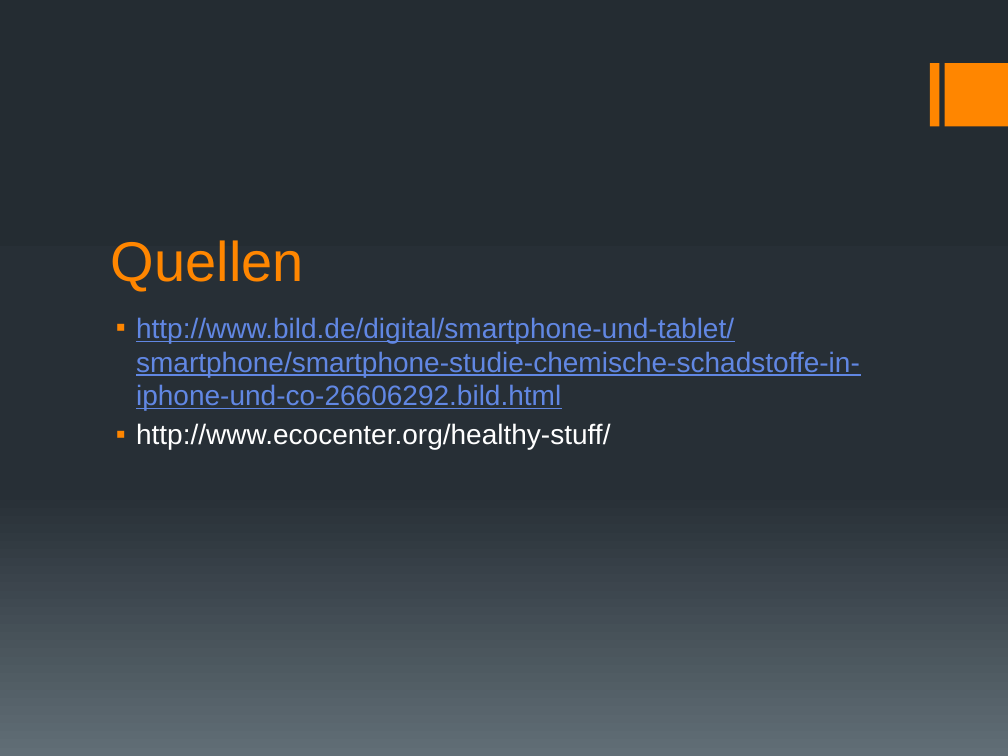
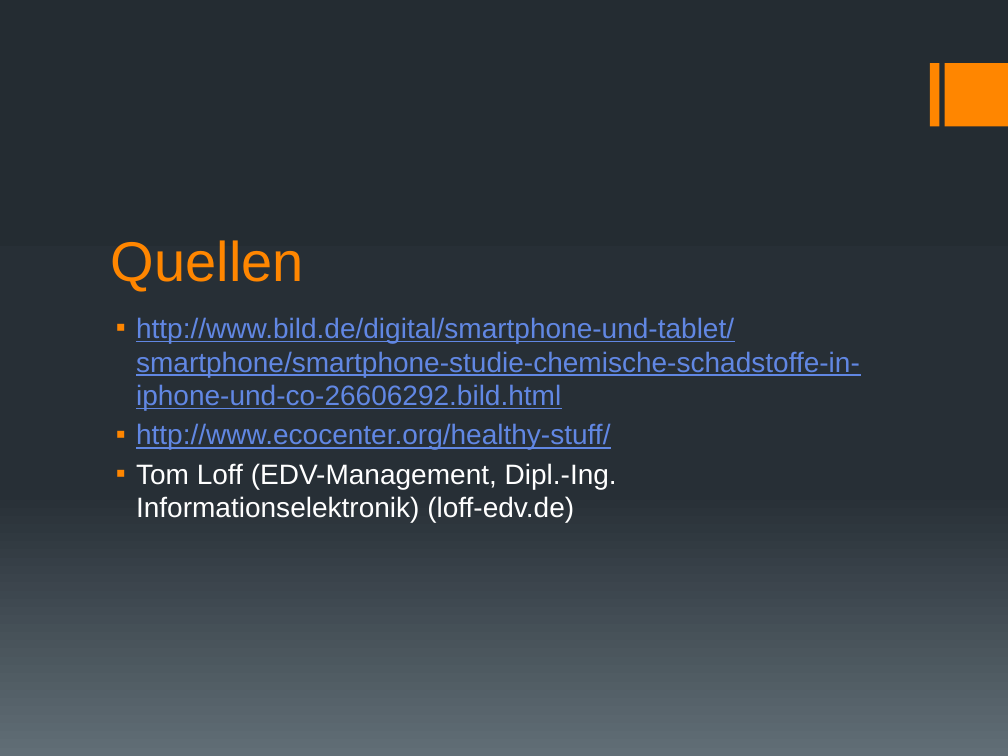
Before and after one commit to GymWenFLL/tpp_presentation, a slide deck: slide 19 of Gesamtpräsentation.pptx. Drawn at 1008x756 pixels with LibreOffice and Linux fonts; fonts in the diff are those of the drawing. Boxes give left, top, right and bottom in pixels: in the first picture for what was removed or moved away, otherwise in the second. Text is boxed around its words. In the diff, an @@ line names an element or a change of style, - is before the commit and + after.

```diff
--- a/Gesamtpräsentation.pptx
+++ b/Gesamtpräsentation.pptx
@@ text at [136,423,610,449]: text colour #FFFFFF to #6187E3, underline on in "http://www.ecocenter.org/healthy-stuff/" @@
@@ text at [136,463,617,522]: paragraph added @@
+▪ Tom Loff (EDV-Management, Dipl.-Ing. Informationselektronik) (loff-edv.de)
```
Also in this commit, not shown: 3 other slides changed.
